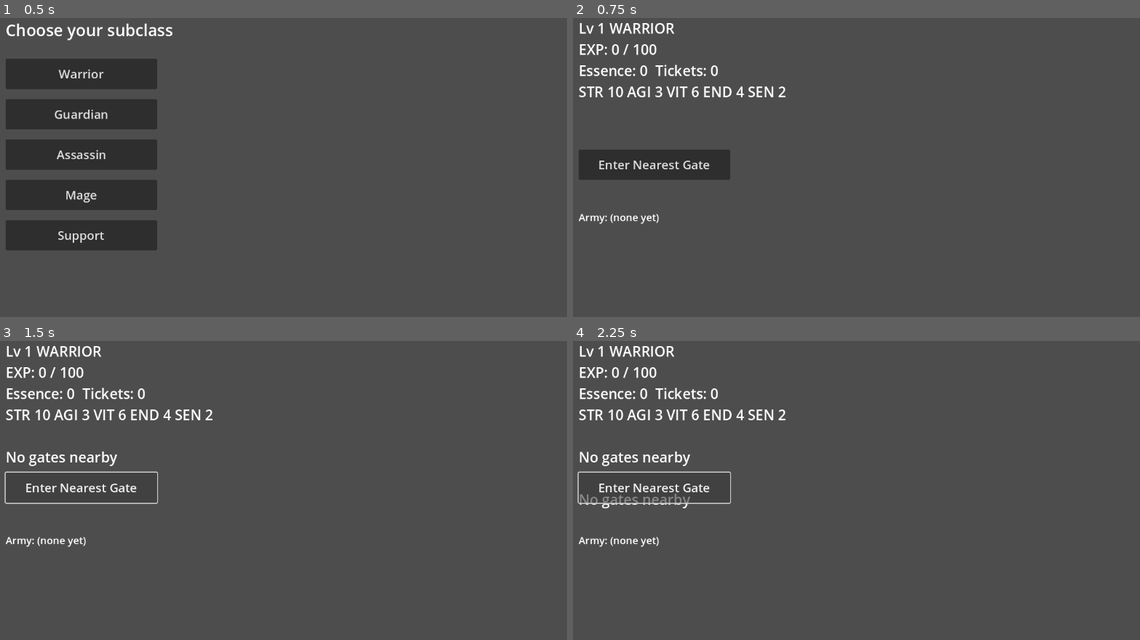
Above: before the commit, frames 1-4 (two rows, left to right).
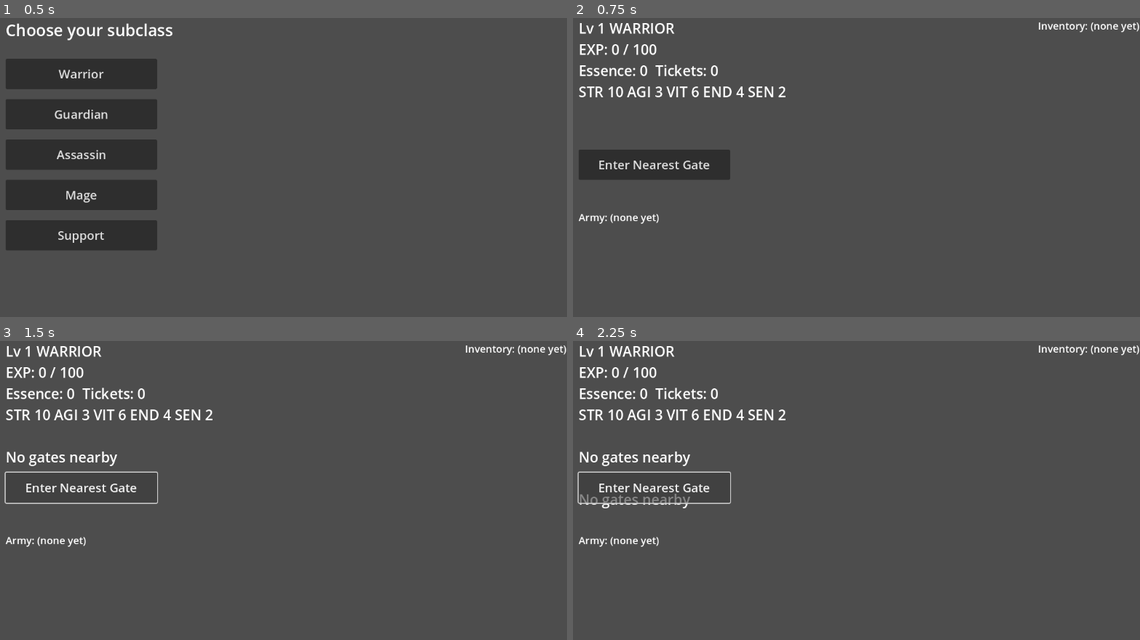
Above: after the commit, the same moments.

Repository: Luke-AI-Developments/HollowHunter
Game: Godot game, scene res://scenes/main.tscn
Same seed, same stepped clock (60 frames per second), same inputs: the game is played once before the commit and once after it.
Inputs:
- Up to frame 1 (0.5 s): no input
- Up to frame 2 (0.75 s): click "Warrior" at 0.5 s
- Up to frame 3 (1.5 s): click "Enter Nearest Gate" at 1.25 s
- Up to frame 4 (2.25 s): click "Enter Nearest Gate" at 2 s

Frame 1 is identical in both runs. In frame 2, 0.2% of the frame differs, in the area x 82-100%, y 1-5%; in frame 3, 0.2%; in frame 4, 0.2%.

Commit message:
Phase 2/P1 step 1: gate wins drop equipment into inventory
- core/loot.gd (new, pure): Loot.roll_drop(gate_rank, equipment, rng)
  maps gate rank -> rarity tier per §15's drop table (E/D->COMMON,
  C->UNCOMMON, B->RARE, A->EPIC, S->LEGENDARY), picks a random item of
  that rarity from base_equipment (armor-set pieces excluded, per the
  setup prompt's followup-patch note). No drop-chance roll -- always
  drops on clear -- and no multi-rarity weighting within one drop: the
  design bible gives no numbers for either, so 'rarity weighted by
  gate rank' is read here as the gate's rank strictly determining its
  one rarity tier, not a richer table. Flagging both as assumptions.
  S-rank currently yields no drop: base_equipment has zero LEGENDARY
  items in the real content data, confirmed a real gap not a bug, and
  covered by a test documenting it.

- HunterState.inventory (new field): Array of
  {instance_id, equipment_def_id, enhancement_level}, same
  index-based-id/no-content-duplication convention as army
  add_to_inventory() appends an unenhanced (Lv0) instance.
  to_dict()/from_dict() round-trip it.

- scenes/main.gd/.tscn: loads equipment.json, rolls a drop after every
  cleared gate, adds it to inventory, shows it in the gate-result
  message, and renders the live inventory in a new InventoryLabel
  panel.

Bug found + fixed during this step's on-device verification (unrelated
to loot, but blocked verifying it): _ready()'s existing-save branch
loaded state correctly but never flipped subclass_picker.visible/
game_ui.visible -- only _on_subclass_chosen() did that. Every relaunch
with a save already on disk silently showed the subclass picker
instead of the game, even though state/EXP/army all loaded and worked
correctly underneath. Present since the picker was added last session,
caught only now because verification finally screenshotted the
existing-save launch path instead of just checking logcat. Fixed by
adding the same two visibility lines to that branch.

Also fixed a casing bug caught by GUT: loot.gd's rarity constants
were Title-Case (Common...) matching the design doc's prose table,
but equipment.json actually uses ALL CAPS (COMMON...) -- 7/7 new
tests failed until corrected, including a second miss on an inline
fallback default string.

Verified: 74/74 GUT tests pass. On-device (Pixel 9a): relaunching
with an existing save now shows the game UI directly (screenshot);
clearing 5 E/D-rank gates dropped 5 real COMMON items into the
inventory panel with correct name/slot/rarity/power_bonus (screenshot
+ logcat). Not yet verified: C/B/A rank drops (no such gates were
nearby this session), and S-rank's documented no-drop case.

Leaves for later steps: equip system, power-formula wiring,
enhancement -- pure drop generation and storage only, per the task's
STOP-after-each-step instruction.

Co-Authored-By: Claude Sonnet 5 <noreply@anthropic.com>

Diff:
--- a/core/hunter_state.gd
+++ b/core/hunter_state.gd
@@ -17,6 +17,9 @@
 ## rolling 24h window, not a calendar day -- this guard stops same-day relaunch double-counts,
 ## but doesn't perfectly line up with that window (e.g. playing at 11pm then 1am still counts
 ## as two different calendar days despite mostly-overlapping step data). Good enough for v0.
+var inventory: Array  ## Array[Dictionary]: {instance_id, equipment_def_id, enhancement_level}.
+## Like army, doesn't duplicate content data -- look up name/slot/rarity/stat_mods/power_bonus
+## from equipment_def_id via Content when needed.
 
 
 static func new_default(hunter_subclass: String = "WARRIOR") -> HunterState:
@@ -29,7 +32,20 @@
 	s.gate_tickets = 0
 	s.army = []
 	s.last_exp_date = ""
+	s.inventory = []
 	return s
+
+
+## Adds an unenhanced instance of the given equipment def to the inventory.
+## Pure -- instance_id is index-based, same convention as claim_shadow().
+func add_to_inventory(equipment_def_id: String) -> Dictionary:
+	var item := {
+		"instance_id": "eq_inst_%d" % inventory.size(),
+		"equipment_def_id": equipment_def_id,
+		"enhancement_level": 0,
+	}
+	inventory.append(item)
+	return item
 
 
 func has_applied_exp_today(today: String) -> bool:
@@ -85,6 +101,7 @@
 		"gate_tickets": gate_tickets,
 		"army": army,
 		"last_exp_date": last_exp_date,
+		"inventory": inventory,
 	}
 
 
@@ -98,4 +115,5 @@
 	s.gate_tickets = int(d.get("gate_tickets", 0))
 	s.army = d.get("army", [])
 	s.last_exp_date = String(d.get("last_exp_date", ""))
+	s.inventory = d.get("inventory", [])
 	return s
--- /dev/null
+++ b/core/loot.gd
@@ -0,0 +1,37 @@
+class_name Loot
+## Phase 2 patch 1 step 1: equipment drops on a cleared gate. Pure -- gate
+## rank + equipment content in, an EquipmentDef (or {} if that rarity has
+## no items) out.
+##
+## Rarity is strictly rank-locked (§15's "Drops from" table), not weighted
+## across multiple rarities per drop -- the design bible gives no weight
+## numbers for a richer roll table, so this is the simple reading of "rarity
+## weighted by gate rank": the gate's rank determines its one rarity tier.
+## v0 also always drops on clear (no drop-chance roll) -- no rate is given
+## in the source either, and inventing a percentage on top of an already
+## invented weighting would compound guesses. Armor-set pieces are excluded
+## (left for the followup patch, per the setup prompt).
+
+const RANK_TO_RARITY := {
+	"E": "COMMON",
+	"D": "COMMON",
+	"C": "UNCOMMON",
+	"B": "RARE",
+	"A": "EPIC",
+	"S": "LEGENDARY",
+}
+
+
+static func roll_drop(
+	gate_rank: String, equipment: Dictionary, rng: RandomNumberGenerator = null
+) -> Dictionary:
+	var rarity: String = RANK_TO_RARITY.get(gate_rank, "COMMON")
+	var pool: Array = []
+	for item: Dictionary in equipment.get("base_equipment", []):
+		if item.get("rarity", "") == rarity and item.get("set_id", "") == "":
+			pool.append(item)
+	if pool.is_empty():
+		return {}
+	var f := rng.randf() if rng else randf()
+	var idx: int = min(int(f * pool.size()), pool.size() - 1)
+	return pool[idx]
--- a/scenes/main.gd
+++ b/scenes/main.gd
@@ -14,6 +14,7 @@
 var bridge: Object
 var state: HunterState
 var _monsters: Array
+var _equipment: Dictionary
 var _steps: int = -1
 var _workouts_json: String = ""
 var _health_applied := false
@@ -24,13 +25,17 @@
 @onready var map_view: MapView = $GameUI/MapView
 @onready var enter_gate_button: Button = $GameUI/EnterGateButton
 @onready var army_label: Label = $GameUI/ArmyLabel
+@onready var inventory_label: Label = $GameUI/InventoryLabel
 
 
 func _ready() -> void:
 	_monsters = Content.load_monsters()
+	_equipment = Content.load_equipment()
 
 	if FileAccess.file_exists(SaveService.SAVE_PATH):
 		state = SaveService.load_or_create()
+		subclass_picker.visible = false
+		game_ui.visible = true
 		_start_game()
 	else:
 		_show_subclass_picker()
@@ -71,6 +76,7 @@
 func _start_game() -> void:
 	_refresh_label()
 	_refresh_army_label()
+	_refresh_inventory_label()
 	if not enter_gate_button.pressed.is_connected(_on_enter_gate_pressed):
 		enter_gate_button.pressed.connect(_on_enter_gate_pressed)
 
@@ -173,9 +179,16 @@
 	elif result["cleared"]:
 		msg += "\nBoss escaped (claim failed)."
 
+	if result["cleared"]:
+		var drop := Loot.roll_drop(gate["rank"], _equipment, rng)
+		if not drop.is_empty():
+			state.add_to_inventory(drop["id"])
+			msg += "\nLoot: %s (%s)" % [drop["name"], drop["rarity"]]
+
 	SaveService.save(state)
 	_refresh_label()
 	_refresh_army_label()
+	_refresh_inventory_label()
 	label.text += msg
 	print(
 		(
@@ -211,6 +224,31 @@
 			)
 		)
 	army_label.text = "\n".join(lines)
+
+
+func _refresh_inventory_label() -> void:
+	if state.inventory.is_empty():
+		inventory_label.text = "Inventory: (none yet)"
+		return
+
+	var lines := ["Inventory (%d):" % state.inventory.size()]
+	for item: Dictionary in state.inventory:
+		var def := Content.equipment_by_id(_equipment, item.get("equipment_def_id", ""))
+		if def.is_empty():
+			continue
+		lines.append(
+			(
+				" - %s [%s] %s +%d (Lv%d)"
+				% [
+					def["name"],
+					def["slot"],
+					def["rarity"],
+					def["power_bonus"],
+					item.get("enhancement_level", 0)
+				]
+			)
+		)
+	inventory_label.text = "\n".join(lines)
 
 
 func _refresh_label() -> void:
--- a/scenes/main.tscn
+++ b/scenes/main.tscn
@@ -86,3 +86,11 @@
 offset_bottom = 1040.0
 theme_override_font_sizes/font_size = 20
 text = "Army: (none yet)"
+
+[node name="InventoryLabel" type="Label" parent="GameUI"]
+offset_left = 950.0
+offset_top = 40.0
+offset_right = 1650.0
+offset_bottom = 1040.0
+theme_override_font_sizes/font_size = 20
+text = "Inventory: (none yet)"
--- a/tests/unit/test_hunter_state.gd
+++ b/tests/unit/test_hunter_state.gd
@@ -126,3 +126,32 @@
 	var restored := HunterState.from_dict(s.to_dict())
 	assert_eq(restored.last_exp_date, "2026-08-08")
 	assert_true(restored.has_applied_exp_today("2026-08-08"))
+
+
+func test_new_default_inventory_is_empty() -> void:
+	var s := HunterState.new_default("WARRIOR")
+	assert_eq(s.inventory, [])
+
+
+func test_add_to_inventory_adds_an_unenhanced_item() -> void:
+	var s := HunterState.new_default("WARRIOR")
+	var item := s.add_to_inventory("eq_warcleaver")
+	assert_eq(s.inventory.size(), 1)
+	assert_eq(item["equipment_def_id"], "eq_warcleaver")
+	assert_eq(item["enhancement_level"], 0)
+
+
+func test_add_to_inventory_ids_are_unique() -> void:
+	var s := HunterState.new_default("WARRIOR")
+	var a := s.add_to_inventory("eq_warcleaver")
+	var b := s.add_to_inventory("eq_warcleaver")
+	assert_ne(a["instance_id"], b["instance_id"])
+
+
+func test_inventory_round_trips_through_dict() -> void:
+	var s := HunterState.new_default("WARRIOR")
+	s.add_to_inventory("eq_warcleaver")
+	s.add_to_inventory("eq_ironbrow_helm")
+	var restored := HunterState.from_dict(s.to_dict())
+	assert_eq(restored.inventory.size(), 2)
+	assert_eq(restored.inventory[0]["equipment_def_id"], "eq_warcleaver")
--- /dev/null
+++ b/tests/unit/test_loot.gd
@@ -0,0 +1,57 @@
+extends GutTest
+## Loot: rank-locked rarity drops.
+
+var equipment: Dictionary
+
+
+func before_all() -> void:
+	equipment = Content.load_equipment()
+
+
+func test_e_and_d_rank_drop_common() -> void:
+	var rng := RandomNumberGenerator.new()
+	rng.seed = 1
+	assert_eq(Loot.roll_drop("E", equipment, rng).get("rarity"), "COMMON")
+	assert_eq(Loot.roll_drop("D", equipment, rng).get("rarity"), "COMMON")
+
+
+func test_c_rank_drops_uncommon() -> void:
+	var rng := RandomNumberGenerator.new()
+	rng.seed = 1
+	assert_eq(Loot.roll_drop("C", equipment, rng).get("rarity"), "UNCOMMON")
+
+
+func test_b_rank_drops_rare() -> void:
+	var rng := RandomNumberGenerator.new()
+	rng.seed = 1
+	assert_eq(Loot.roll_drop("B", equipment, rng).get("rarity"), "RARE")
+
+
+func test_a_rank_drops_epic() -> void:
+	var rng := RandomNumberGenerator.new()
+	rng.seed = 1
+	assert_eq(Loot.roll_drop("A", equipment, rng).get("rarity"), "EPIC")
+
+
+func test_s_rank_has_no_legendary_base_equipment_yet() -> void:
+	# The real content file has zero Legendary base_equipment entries (only
+	# armor-set pieces would be Legendary, and sets are excluded this
+	# patch) -- so S-rank correctly drops nothing, not a bug.
+	var rng := RandomNumberGenerator.new()
+	rng.seed = 1
+	assert_eq(Loot.roll_drop("S", equipment, rng), {})
+
+
+func test_unknown_rank_defaults_to_common() -> void:
+	var rng := RandomNumberGenerator.new()
+	rng.seed = 1
+	assert_eq(Loot.roll_drop("Z", equipment, rng).get("rarity"), "COMMON")
+
+
+func test_drop_is_a_real_equipment_def() -> void:
+	var rng := RandomNumberGenerator.new()
+	rng.seed = 5
+	var drop := Loot.roll_drop("B", equipment, rng)
+	assert_ne(drop.get("id", ""), "")
+	assert_true(drop.has("power_bonus"))
+	assert_true(drop.has("clazz"))
Not shown, added: core/loot.gd.uid
Not shown, added: tests/unit/test_loot.gd.uid
